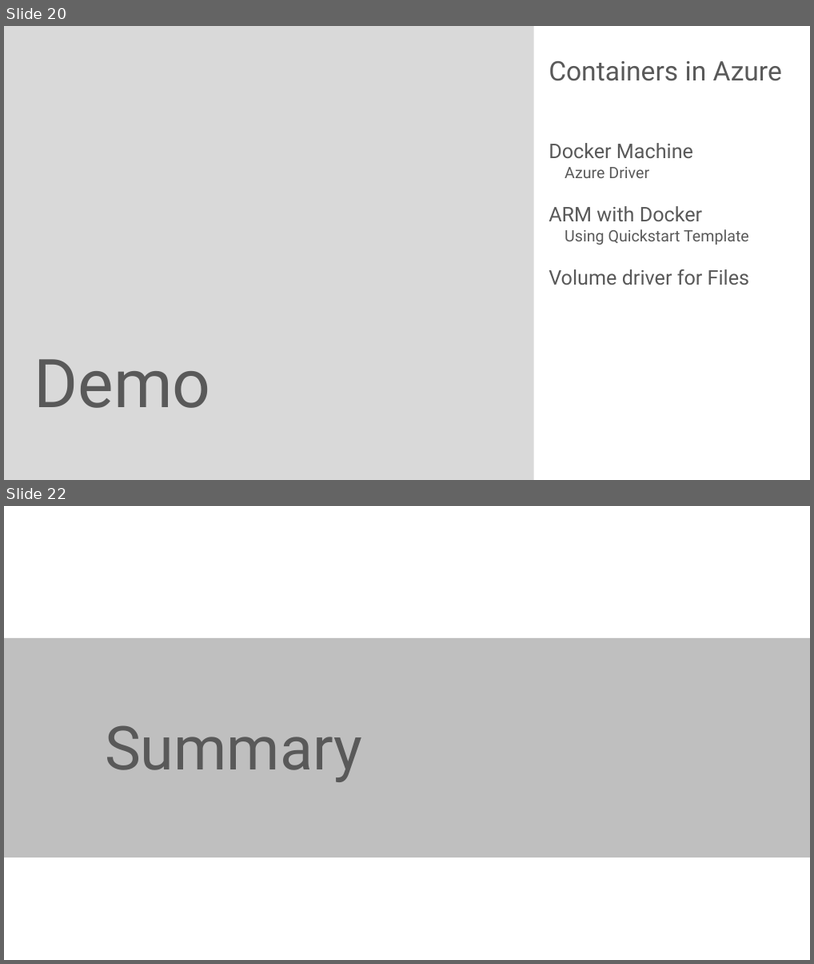
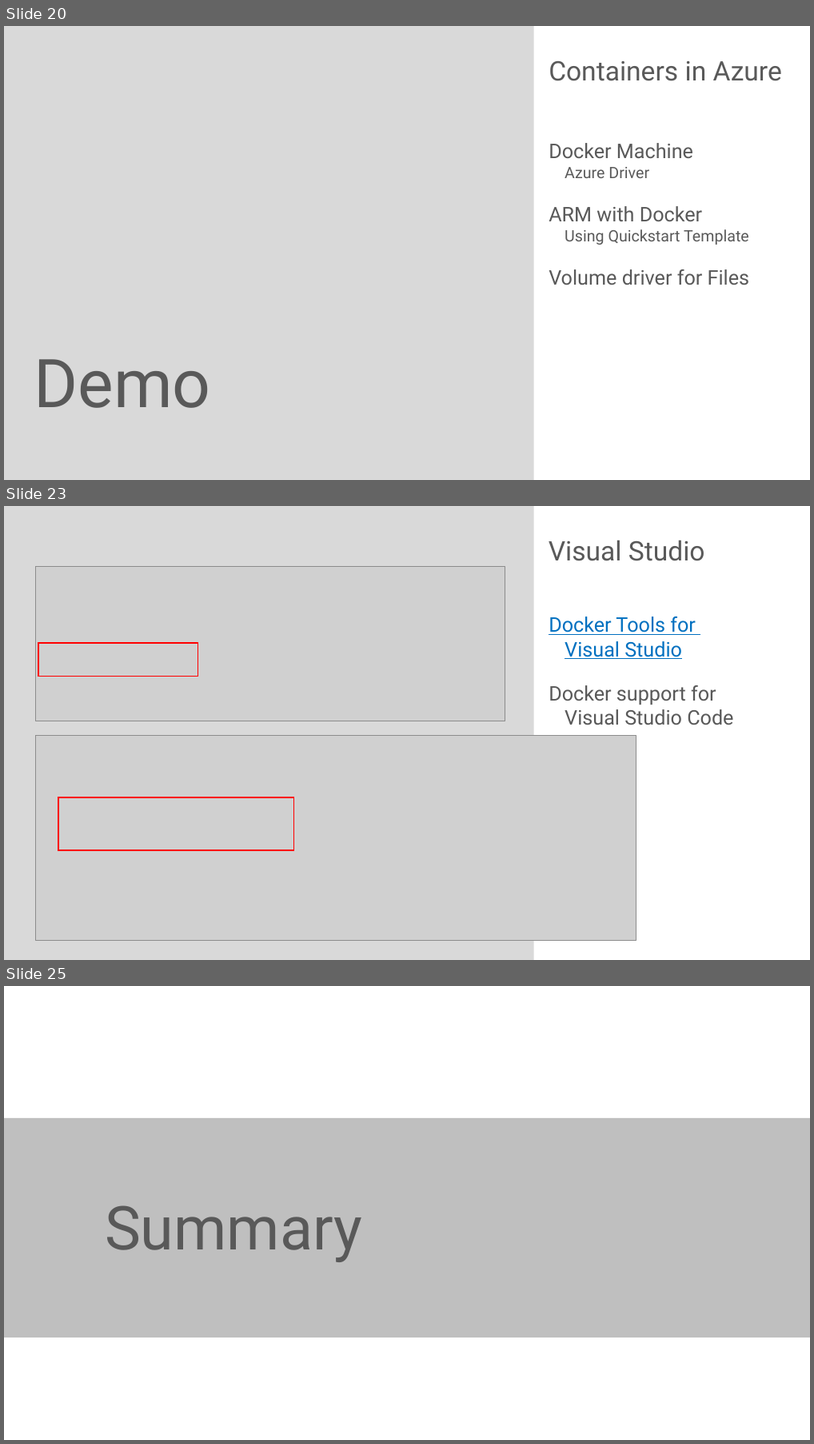
Before and after one commit to rstropek/DockerVS2015Intro, a slide deck: slides/Containers-Microsoft-Universe.pptx. Shown one above the other, each under a label of ours: slides 20 and 22 before the commit, slides 20, 23 and 25 after it; the slides between them are not shown. The pictures are 814x964 and 814x1444 pixels, drawn with LibreOffice and Linux fonts; fonts in the diff are those of the drawing; grey boxes stand for pictures. Boxes give left, top, right and bottom in pixels: in the first picture for what was removed or moved away, otherwise in the second. Text is boxed around its words. In the diff, an @@ line names an element or a change of style, - is before the commit and + after.

```diff
--- a/slides/Containers-Microsoft-Universe.pptx
+++ b/slides/Containers-Microsoft-Universe.pptx
@@ slide 23 added at box(4, 506, 810, 960), background #FFFFFF; not listed: 1 template element that a slide beside it also shows @@
@@ title added at box(549, 540, 706, 561), 24 pt, text #595959 @@
+Visual Studio
@@ picture added at box(35, 567, 506, 720) @@
@@ text added at box(549, 616, 734, 724), 18 pt, text #595959 @@
+Docker Tools for
+Visual Studio
+Docker support for
+Visual Studio Code
@@ rectangle added at box(38, 643, 198, 676), outline #FF0000 1 pt @@
@@ picture added at box(35, 735, 636, 940) @@
@@ rectangle added at box(58, 797, 294, 849), outline #FF0000 1 pt @@
@@ what was slide 22 is now slide 25 @@
```
Also in this commit, not shown: 6 slides changed, 3 other slides added, 1 slide removed, 6 other files.
